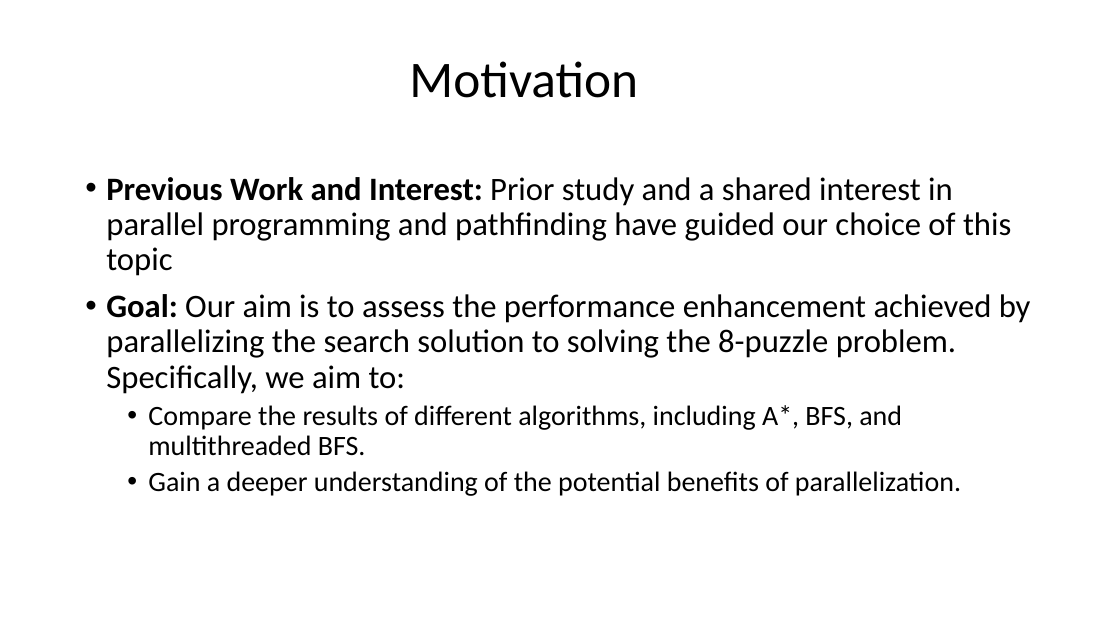
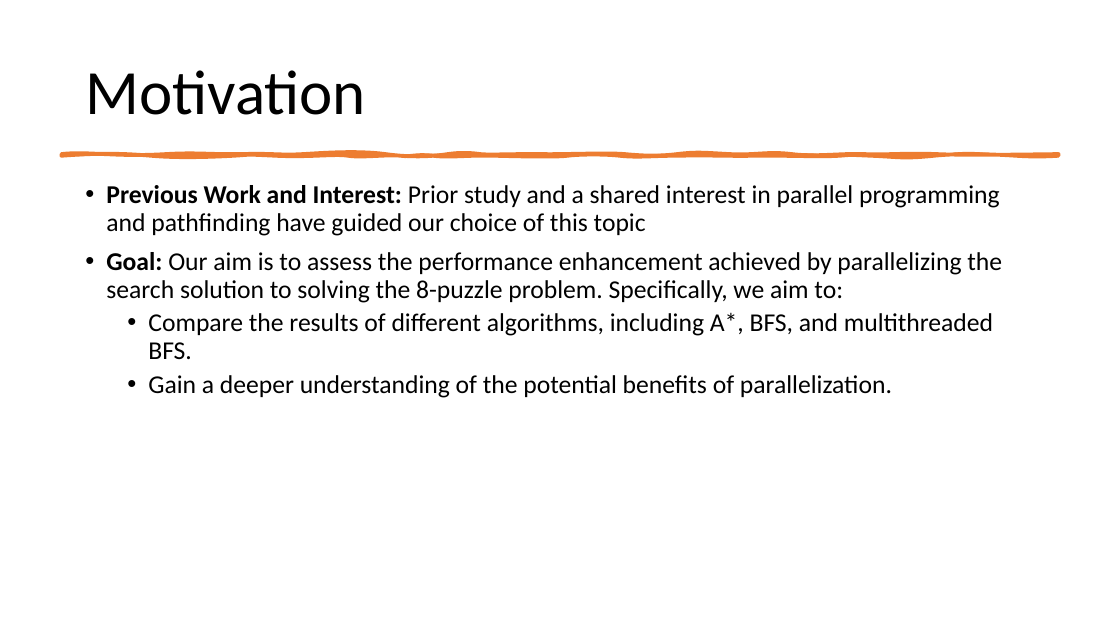
Before and after one commit to danieltebor/cs4306-course-project, a slide deck: slide 3 of docs/cs4306-course-project-presentation.pptx. Drawn at 1120x630 pixels with LibreOffice and Linux fonts; fonts in the diff are those of the drawing. Boxes give left, top, right and bottom in pixels: in the first picture for what was removed or moved away, otherwise in the second. Text is boxed around its words. In the diff, an @@ line names an element or a change of style, - is before the commit and + after.

```diff
--- a/docs/cs4306-course-project-presentation.pptx
+++ b/docs/cs4306-course-project-presentation.pptx
@@ title "Motivation": place and size @@
-title "Motivation" at (409, 61, 638, 98)
+title "Motivation" at (85, 70, 366, 115)
@@ title "Motivation" at (85, 70, 366, 115): size 44 to 54 pt @@
@@ freeform shape added at (61, 154, 1059, 155), fill #ED7D31, outline #ED7D31 3.25 pt @@
@@ text "Previous Work and Interest: Prior ...": place and size @@
-text "Previous Work and Interest: Prior ..." at (106, 177, 1031, 496)
+text "Previous Work and Interest: Prior ..." at (106, 185, 1002, 398)
@@ text "Previous Work and Interest: Prior ..." at (106, 185, 1002, 398): size 28 to 22 pt in "Previous Work and Interest: Prior study and ...", "Goal: Our aim is to assess the ..."; size 24 to 22 pt in "Compare the results of different algorithms, including ...", "Gain a deeper understanding of the potential ..." @@
```
Also in this commit, not shown: 9 other slides changed, 1 slide added, 17 other files.
